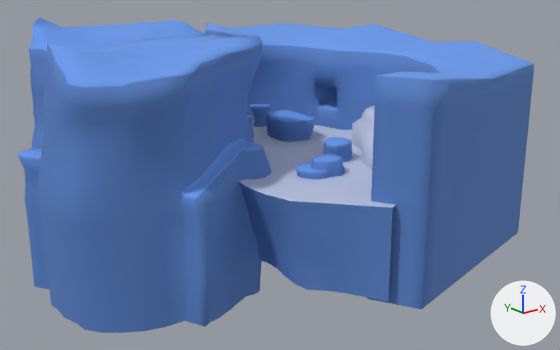
Two versions of the FBX model SILA/Assets/Meshes/Terrain/NEW/Zone5.FBX, one commit apart.
Rendered twice from a 50 mm camera at (-56.0, -108.0, 114.0) aimed at (201.0, 214.0, -14.0). Arrows for +X, +Y and +Z are at lower right; the lights stay in place. Where no turn or scale is listed for an object, it has been applied to the vertices.

The scene before the commit, as lines of its bpy script (objects in view):
```python
me_mesh = bpy.data.meshes.new('Mesh')
me_mesh.from_pydata(...)  # 3180 vertices, 2936 faces; spans x -112.0..146.0, y -68.0..190.0, z -30.0..98.0
# faces by material slot: [547, 2389]
me_mesh.materials.append(mat_material__39)  # blue #699bef
me_mesh.materials.append(mat_material__40)  # its picture is missing
me_mesh_001 = bpy.data.meshes.new('Mesh.001')
me_mesh_001.from_pydata(...)  # 639 vertices, 565 faces; spans x -61.0..92.0, y -57.0..158.0, z 31.0..50.0
me_mesh_001.materials.append(mat_material__27)  # blue #bec8e4
ob_zone5sol = bpy.data.objects.new('Zone5Sol', me_mesh_001)
ob_zone5sol.location = (179.2, 164.3, -30.7)
ob_zone5wall = bpy.data.objects.new('Zone5Wall', me_mesh)
ob_zone5wall.location = (179.2, 164.3, -30.7)
```
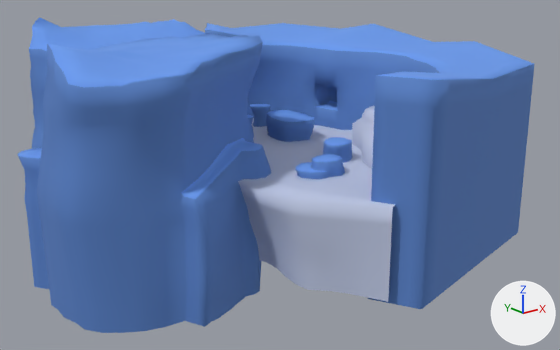
Pixel boxes (x1, y1, x2, y2) of what changed, in the pictures (560 x 350 px):
part 1 of me_mesh, deleted (blue)
    before: (238, 182, 393, 302)
part 2 of me_mesh_001, added (blue)
    after: (238, 182, 393, 302)

What changed in the scene script:
```text
Change me_mesh:
    used by ob_zone5wall; location = (179.2, 164.3, -30.7)
    remove me_mesh.from_pydata(...)  # 3180 vertices, 2936 faces; spans x -112.0..146.0, y -68.0..190.0, z -30.0..98.0
    add me_mesh.from_pydata(...)  # 3103 vertices, 2870 faces; spans x -112.0..146.0, y -68.0..190.0, z -30.0..98.0
    me_mesh part 1
    77 vertices are removed from x -33.0..-2.0, y -57.0..28.0, z -12.0..32.0
    66 faces are deleted
Change me_mesh_001:
    used by ob_zone5sol; location = (179.2, 164.3, -30.7)
    remove me_mesh_001.from_pydata(...)  # 639 vertices, 565 faces; spans x -61.0..92.0, y -57.0..158.0, z 31.0..50.0
    add me_mesh_001.from_pydata(...)  # 711 vertices, 631 faces; spans x -61.0..92.0, y -57.0..158.0, z -12.0..50.0
    me_mesh_001 part 2
    60 vertices are added at x -30.0..-2.0, y -57.0..34.0, z -12.0..24.0
    7 new vertices lie (1.0, 0.0, -7.0) away from vertices in x -28.0..-7.0, y -48.0..31.0, z 3.0..24.0
    5 new vertices lie (2.0, 0.0, -8.0) away from vertices in x -25.0..-21.0, y -24.0..20.0, z -4.0..10.0
    66 new faces join them
```
